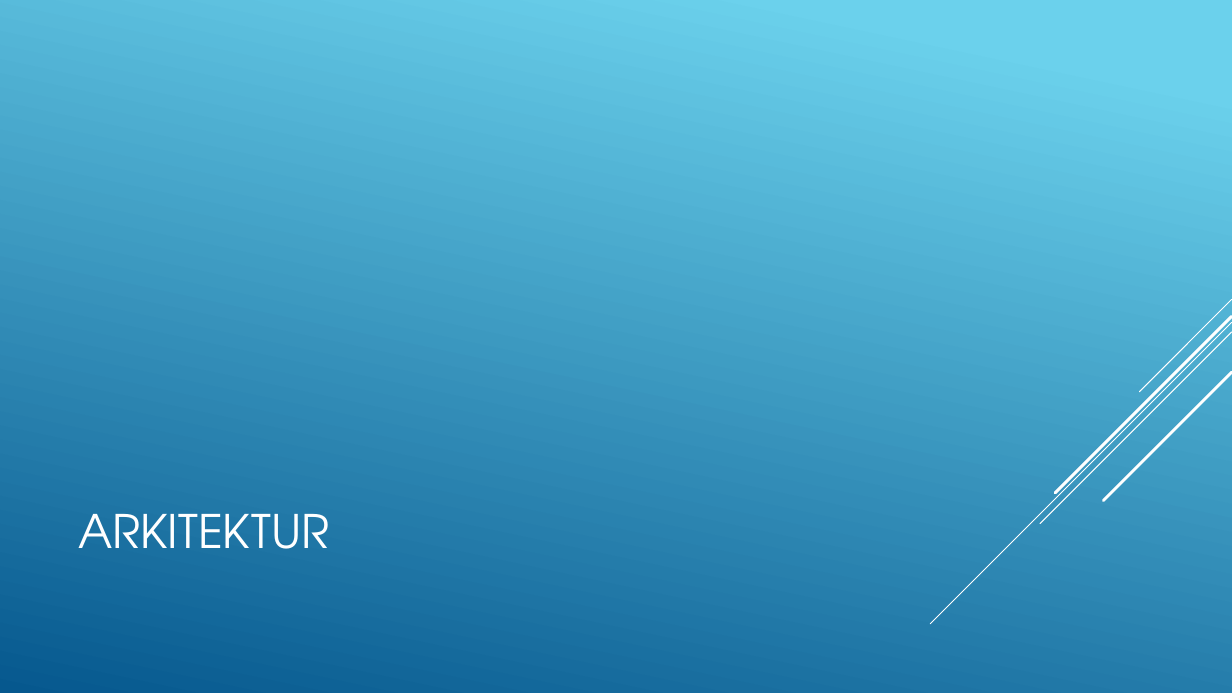
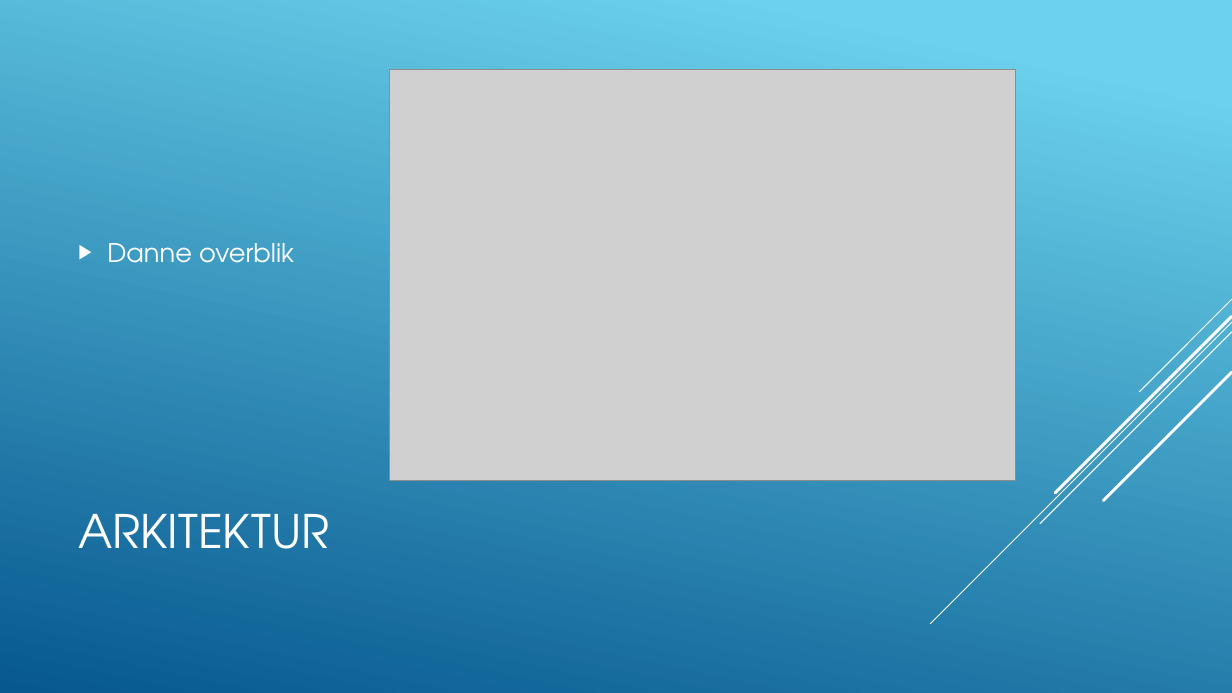
Before and after one commit to Msknudsen/Bachelor-TilsynRamboell-, a slide deck: slide 5 of Bachelor Præsentation.pptx (slide 4 before the commit). Drawn at 1232x693 pixels with LibreOffice and Linux fonts; fonts in the diff are those of the drawing; grey boxes stand for pictures. Boxes give left, top, right and bottom in pixels: in the first picture for what was removed or moved away, otherwise in the second. Text is boxed around its words. In the diff, an @@ line names an element or a change of style, - is before the commit and + after.

```diff
--- a/Bachelor Præsentation.pptx
+++ b/Bachelor Præsentation.pptx
@@ picture added at <box>389,69,1016,481</box> @@
@@ text added at <box>107,243,294,263</box>, 20 pt, text #FFFFFF @@
+▶ Danne overblik
```
Also in this commit, not shown: 4 other slides changed, 3 slides added, 1 slide removed.
